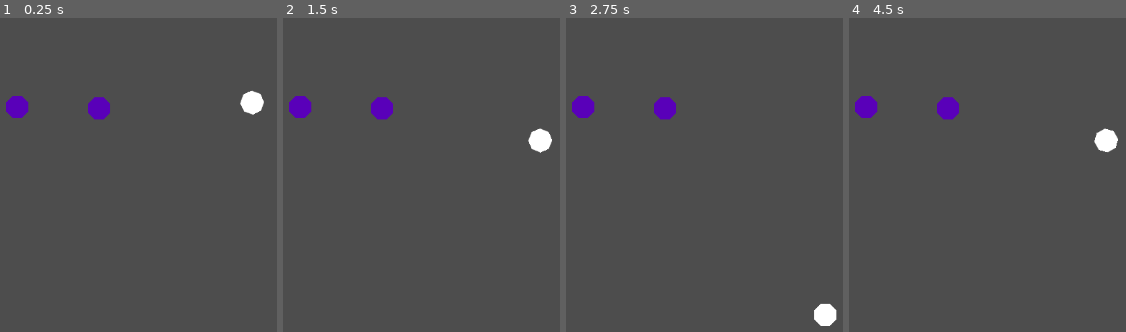
Above: before the commit, frames 1-4 (left to right).
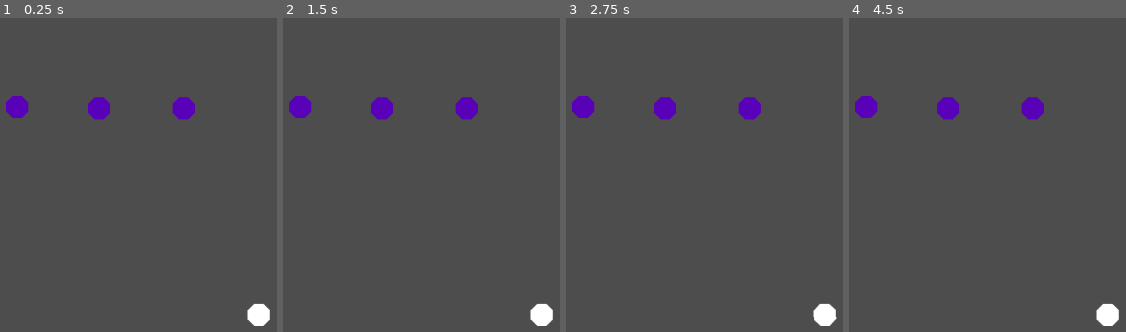
Above: after the commit, the same moments.

Repository: willigro/PinBallJam
Game: Godot game, scene res://src/scenes/SceneTest.tscn
The game is run twice, just before and just after one commit, with the same random seed, the same clock (stepped at 60 frames per second) and the same inputs.
Inputs (mouse positions are in pixels of both pictures, inside the frame that each line leads up to):
- Up to frame 1 (0.25 s): no input
- Up to frame 2 (1.5 s): move the mouse to (outside the picture) at 0.52 s; press the mouse at (outside the picture) at 0.53 s; tap Space (space, bound only after the commit) at 0.8, 1.35 s; tap Enter at 1.25 s; move the mouse to (outside the picture) at 1.27 s; release the mouse at (outside the picture) at 1.28 s
- Up to frame 3 (2.75 s): click (outside the picture) at 1.55 s; move the mouse to (765, 74) at 2.02 s; press the mouse at (765, 74) at 2.03 s; tap Space (space, bound only after the commit) at 2.3 s
- Up to frame 4 (4.5 s): tap Space (space, bound only after the commit) at 2.75, 2.85, 3.8, 4.35 s; move the mouse to (926, 262) at 2.77 s; release the mouse at (926, 262) at 2.78 s; click (926, 262) at 3.05 s; move the mouse to (outside the picture) at 3.52 s; press the mouse at (outside the picture) at 3.53 s; tap Enter at 4.25 s; move the mouse to (outside the picture) at 4.27 s; release the mouse at (outside the picture) at 4.28 s

The runs differ from the first frame. In frame 1, 1.5% of the frame differs, in the area x 62-98%, y 23-99%; in frame 2, 1.5%; in frame 3, 0.6%; in frame 4, 1.5%.

Commit message:
Create a push function and fix the direction calc when touch an obstacle
Signed-off-by: Rittmann <willirittmann@outlook.com>

Diff:
--- a/project.godot
+++ b/project.godot
@@ -22,6 +22,11 @@
 "events": [null, Object(InputEventMouseButton,"resource_local_to_scene":false,"resource_name":"","device":-1,"window_id …(259 unchanged characters)…
 ]
 }
+space={
+"deadzone": 0.5,
+"events": [Object(InputEventKey,"resource_local_to_scene":false,"resource_name":"","device":0,"window_id":0,"alt_pressed":false,"shift_pressed":false,"ctrl_pressed":false,"meta_pressed":false,"pressed":false,"keycode":0,"physical_keycode":32,"key_label":0,"unicode":0,"echo":false,"script":null)
+]
+}
 
 [rendering]
 
--- a/src/scenes/SceneTest.tscn
+++ b/src/scenes/SceneTest.tscn
@@ -29,6 +29,9 @@
 
 [node name="Obstacle5" parent="." instance=ExtResource("3_5g3ox")]
 position = Vector2(548, 230)
+
+[node name="Obstacle6" parent="." instance=ExtResource("3_5g3ox")]
+position = Vector2(670, 230)
 
 [node name="CurvedShape" type="StaticBody2D" parent="."]
 position = Vector2(685, 351)
--- a/src/scripts/Obstacle.gd
+++ b/src/scripts/Obstacle.gd
@@ -1,6 +1,6 @@
 extends StaticBody2D
 
-var _force_of_impulse = Vector2(200, 200)
+var _force_of_impulse = Vector2(500, 500)
 
 # Called when the node enters the scene tree for the first time.
 func _ready():
@@ -14,11 +14,11 @@
 
 func _on_area_2d_body_entered(body):
     if(body.is_in_group("PLAYER")):
-        var look_vec = body.global_position - global_position
-        var dir = atan2(look_vec.y, look_vec.x)
-        var vel = _force_of_impulse * dir
+        var look_vec = (body.global_position - global_position).normalized()
+        print(look_vec)
+        #var dir = atan2(look_vec.y, look_vec.x)
+        var vel = _force_of_impulse * look_vec
         print("touch")
-        #body.apply_impulse(vel)
         body.linear_velocity = vel
         print(body.linear_velocity)
     pass # Replace with function body.
--- a/src/scripts/Player.gd
+++ b/src/scripts/Player.gd
@@ -6,13 +6,20 @@
 # Called when the node enters the scene tree for the first time.
 func _ready():
     _initial_transform = transform
-    apply_impulse(Vector2(0, -1500))
+    #apply_impulse(Vector2(0, -1500))
+    gravity_scale = 0
     pass # Replace with function body.
 
 
 # Called every frame. 'delta' is the elapsed time since the previous frame.
 func _process(delta):
-    print(linear_velocity)
+    #print(linear_velocity)
+    pass
+
+func push(impulse):
+    print(impulse)
+    gravity_scale = 1
+    apply_impulse(impulse)
     pass
 
 func reset_states(pos):
@@ -23,6 +30,6 @@
     if reset_state_pos:
         state.transform = Transform2D(0.0, reset_state_pos)
         linear_velocity = Vector2.ZERO
+        gravity_scale = 0
         reset_state_pos = null
-        apply_impulse(Vector2(0, -1500))
     pass
--- a/src/scripts/SceneTest.gd
+++ b/src/scripts/SceneTest.gd
@@ -1,5 +1,9 @@
 extends Node2D
 
+var FORCE_FACTOR = 500
+var _initial_force = 300
+var _max_force = 1500
+var _current_force = _initial_force
 
 # Called when the node enters the scene tree for the first time.
 func _ready():
@@ -9,6 +13,16 @@
 
 # Called every frame. 'delta' is the elapsed time since the previous frame.
 func _process(delta):
+    if Input.is_action_just_pressed("space"):
+        $Player1.reset_states($Marker2D.get_global_position())
+
     if Input.is_action_pressed("click"):
-        $Player1.reset_states($Marker2D.get_global_position())
+        _current_force += FORCE_FACTOR * delta
+        if _current_force > _max_force:
+            _current_force = _max_force
+        print(_current_force)
+
+    if Input.is_action_just_released("click"):
+        $Player1.push(Vector2(0, -_current_force))
+        _current_force = _initial_force
     pass
